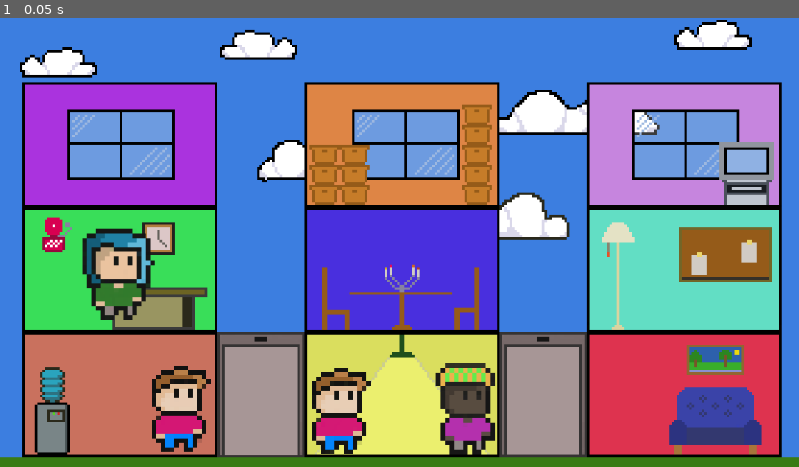
Above: before the commit, frame 1.
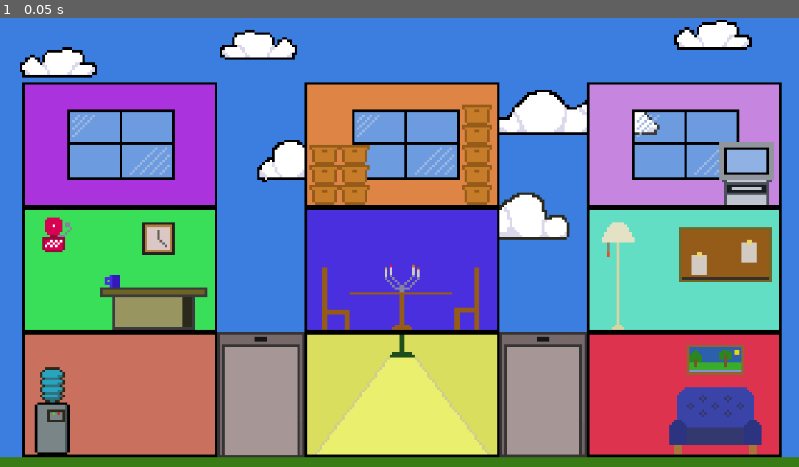
Above: after the commit, the same moment.

Repository: gunarp/gjds-game-jam2
Game: Godot game, scene res://scenes/main.tscn
The game is run twice, just before and just after one commit, with the same random seed, the same clock (stepped at 60 frames per second) and the same inputs.
Inputs:
- Up to frame 1 (0.05 s): no input

The runs differ from the first frame. In frame 1, 4.9% of the frame differs, in the area x 10-62%, y 46-98%.

Commit message:
integrate json loader with object construction

Diff:
--- a/resource/levels/level_1.json
+++ b/resource/levels/level_1.json
@@ -2,6 +2,7 @@
 	"building_0": {
 		"floor_0": {
 			"room_id": 0,
+			"max_size": 3,
 			"initial_passengers": [
 				{
 					"dest_room": 1,
@@ -15,11 +16,13 @@
 		},
 		"floor_1": {
 			"room_id": 1,
+			"max_size": 3,
 			"initial_passengers": [
 			]
 		},
 		"floor_2": {
 			"room_id": 2,
+			"max_size": 3,
 			"initial_passengers": [
 				{
 					"dest_room": 8,
@@ -35,11 +38,13 @@
 	"building_1": {
 		"floor_0": {
 			"room_id": 3,
+			"max_size": 3,
 			"initial_passengers": [
 			]
 		},
 		"floor_1": {
 			"room_id": 4,
+			"max_size": 3,
 			"initial_passengers": [
 				{
 					"dest_room": 0,
@@ -49,6 +54,7 @@
 		},
 		"floor_2": {
 			"room_id": 5,
+			"max_size": 3,
 			"initial_passengers": [
 			]
 		}
@@ -56,11 +62,13 @@
 	"building_2": {
 		"floor_0": {
 			"room_id": 6,
+			"max_size": 3,
 			"initial_passengers": [
 			]
 		},
 		"floor_1": {
 			"room_id": 7,
+			"max_size": 3,
 			"initial_passengers": [
 				{
 					"dest_room": 3,
@@ -74,6 +82,7 @@
 		},
 		"floor_2": {
 			"room_id": 8,
+			"max_size": 3,
 			"initial_passengers": [
 				{
 					"dest_room": 2,
--- a/scenes/levels/level_1.tscn
+++ b/scenes/levels/level_1.tscn
@@ -10,6 +10,7 @@
 [node name="Level1" type="Node2D"]
 physics_interpolation_mode = 2
 script = ExtResource("1_x42e6")
+initial_level_json = "res://resource/levels/level_1.json"
 
 [node name="TextureRect" type="TextureRect" parent="."]
 offset_top = -1.0
@@ -30,6 +31,7 @@
 kind = 1
 
 [node name="Node2D" type="Node2D" parent="."]
+visible = false
 
 [node name="Sprite2D" type="Sprite2D" parent="Node2D"]
 position = Vector2(258, 564)
--- a/scripts/game/elevator.gd
+++ b/scripts/game/elevator.gd
@@ -44,9 +44,9 @@
   for key in input_table:
     input_table[key] = input_prefix + input_table[key]
 
-  temp_passenger = Passenger.new(4, 0)
-  temp_passenger.name = input_prefix + "temp_passenger"
-  queue_ref.push_passenger(COMMAND.LEFT, temp_passenger)
+  # temp_passenger = Passenger.new(4, 0)
+  # temp_passenger.name = input_prefix + "temp_passenger"
+  # queue_ref.push_passenger(COMMAND.LEFT, temp_passenger)
 
 
 var open_handler: Callable
--- a/scripts/game/level_state.gd
+++ b/scripts/game/level_state.gd
@@ -1,12 +1,7 @@
 extends Node
 
-# point to a json file for the initial level state
-# @export var level_state: LevelData
+class_name LevelState
 
-# collection of buildings
-# in each building
-# collection of rooms
-# in each room
 # CoolQueue (filled with passengers)
 # {
 #   building_1: {
@@ -21,69 +16,60 @@
 #   }
 # }
 
-func _init() -> void:
-  # ! Temporary room creation - remove later
-  for i in range(0, 10):
-    var room = Room.new(i, [])
-    room.name = "room_" + str(i)
-    add_child(room)
+@export_file("*.json") var initial_level_json
+
+# * Maps Building identifier to list of rooms in building
+# * The index of the list is the floor the room is located on
+# * If there is no room on that floor, the room id will be -1
+var buildings: Dictionary[String, Array]
 
 
-# on load, read in the intial_level_state (export initlization will happen before)
-func _ready() -> void:
-  # json parse code from https://forum.godotengine.org/t/how-i-read-and-show-a-content-of-a-json-file-in-godot-4/2986
-  var file = "res://resource/levels/level_1.json" # this can be a passed in variable
-  var json_as_text = FileAccess.get_file_as_string(file)
-  var json_as_dict = JSON.parse_string(json_as_text)
-  if json_as_dict:
-      # print(json_as_dict)
-      pass
-
-  for building in json_as_dict:
-    # print(json_as_dict[building])
-    for floor_num in json_as_dict[building]:
-      print(json_as_dict[building][floor_num])
-
-      # create room with int(json_as_dict[building][floor_num]["room_id"]), json_as_dict[building][floor_num]["initial_passengers"]
-      print(int(json_as_dict[building][floor_num]["room_id"]))
-      print(json_as_dict[building][floor_num]["initial_passengers"])
-      var room_gen = Room.new(int(json_as_dict[building][floor_num]["room_id"]), json_as_dict[building][floor_num]["initial_passengers"])
-      add_child(room_gen)
-      print("\n\n")
-
-  # populate rooms based on serialized data
-  #   - need a way to figure out where the rooms are in the map
-  # print(level_state.buildings[0].rooms[0])
-
-  # TODO: Initialize rooms with scheme room_x (x = room_id)
-
-  # should also register callbacks with elevator
-  $ElevatorLeft.register_opened_handler(elevator_opened)
-  $ElevatorRight.register_opened_handler(elevator_opened)
-  print(get_children())
-
+func _init() -> void:
   pass
 
 
-#region temp variables
-# maps building id to the room ids held in them
-# (for a more complicated map, can still use something like this,
-# but replace a room id with -1 to signify there's no room there)
-var buildings = {
-  0: [0, 1, 2],
-  1: [3, 4, 5],
-  2: [6, 7, 8],
-}
-#endregion
+func _ready() -> void:
+  # json parse code from https://forum.godotengine.org/t/how-i-read-and-show-a-content-of-a-json-file-in-godot-4/2986
+  var json_as_text = FileAccess.get_file_as_string(initial_level_json)
+  var json_as_dict = JSON.parse_string(json_as_text)
 
-func _lookup_room_id(building_id: int, floor_id: int) -> int:
+  for building_id in json_as_dict:
+    buildings[building_id] = []
+
+    for floor_num in json_as_dict[building_id]:
+      var room_raw = json_as_dict[building_id][floor_num]
+      if room_raw["room_id"] as int < 0:
+        buildings[building_id].push_back(-1)
+      else:
+        # ? Quite a bit of opportunity to clean this up later
+        var room = Room.new(room_raw["room_id"] as int, room_raw["max_size"] as int)
+        room.name = "room_" + str(room_raw["room_id"] as int)
+        add_child(room)
+
+        var initial_passengers: Array[Passenger] = [] as Array[Passenger]
+        for p_raw in room_raw["initial_passengers"]:
+          var p = Passenger.new(p_raw["dest_room"] as int, p_raw["sprite_style"] as int)
+          p.name = "passenger_" + str(p.get_instance_id())
+          initial_passengers.push_back(p)
+
+        for p in initial_passengers:
+          room.push_passenger(Elevator.COMMAND.RIGHT, p)
+
+        buildings[building_id].push_back(room_raw["room_id"] as int)
+
+  $ElevatorLeft.register_opened_handler(elevator_opened)
+  $ElevatorRight.register_opened_handler(elevator_opened)
+
+  print(get_children())
+
+
+func _lookup_room_id(building_id: String, floor_id: int) -> int:
   return buildings[building_id][floor_id]
 
 
-# ! function operates on assumption that rooms are named
-# ! room_x, where x is the room id
+# * Assumes room names are formatted like "room_x" where x = room id
 func _get_room_by_id(room_id: int) -> Room:
-  # * children created dynamically are not "owned" by this node
+  # children created dynamically are not "owned" by this node
   return self.find_child("room_" + str(room_id), false, false)
 
 
@@ -104,20 +90,21 @@
         " on floor ", floor_number,
         " passenger ", passenger)
 
+  # ? Consider refactoring the lookup to a helper function
   var room_ref: Room = null
   if elevator_kind == Elevator.KIND.LEFT:
     if direction == Elevator.COMMAND.LEFT:
-      room_ref = _get_room_by_id(_lookup_room_id(0, floor_number))
+      room_ref = _get_room_by_id(_lookup_room_id("building_0", floor_number))
       pass
     else:
-      room_ref = _get_room_by_id(_lookup_room_id(1, floor_number))
+      room_ref = _get_room_by_id(_lookup_room_id("building_1", floor_number))
       pass
   else:
     if direction == Elevator.COMMAND.LEFT:
-      room_ref = _get_room_by_id(_lookup_room_id(1, floor_number))
+      room_ref = _get_room_by_id(_lookup_room_id("building_1", floor_number))
       pass
     else:
-      room_ref = _get_room_by_id(_lookup_room_id(2, floor_number))
+      room_ref = _get_room_by_id(_lookup_room_id("building_2", floor_number))
       pass
 
   # if there's nothing to do, return the same passenger
--- a/scripts/game/room.gd
+++ b/scripts/game/room.gd
@@ -4,8 +4,7 @@
 
 signal passenger_arrived_at_destination
 
-# TODO: turn room_number into @onready ? or @export ??
-@export var room_number: int
+var room_number: int
 var queue_ref: CoolQueue
 
 # may want a flag for when a room is being adjusted,
@@ -15,24 +14,12 @@
 func _to_string() -> String:
   return "room number: " + str(room_number) + ", " + str(get_child_count())
 
-# init function to set room_number?
-func _init(room_num: int, init_passengers: Array):
-  print(room_num)
-  print(init_passengers)
+
+func _init(room_num: int, max_size: int):
   room_number = room_num
 
-  queue_ref = CoolQueue.new(3)
+  queue_ref = CoolQueue.new(max_size)
   add_child(queue_ref)
-
-  # # !! divergence - cool queue is currently implemented to handle parenting of passenger nodes
-  # # !! - peter
-  # for i in range(init_passengers.size()):
-  #   # initialize and attach a passenger child (?)
-  #   # pass in int(init_passengers[i]["dest_room"]), int(init_passengers[i]["sprite_style"])
-  #   print("passing to Passenger dest %d" % int(init_passengers[i]["dest_room"]))
-  #   print("passing to Passenger style %d" % int(init_passengers[i]["sprite_style"]))
-  #   var test_passenger = Passenger.new(int(init_passengers[i]["dest_room"]), int(init_passengers[i]["sprite_style"]))
-  #   add_child(test_passenger)
 
 
 func _ready():
@@ -67,9 +54,3 @@
 
 func is_full() -> bool:
   return queue_ref.is_full()
-
-# # checks if the newly arrived person is in the correct room
-# # if yes, the person is smote (popped out of the queue (and thus existence))
-# # not sure if this is the right location for this function
-# func is_complete(passenger: int) -> void:
-#   pass
